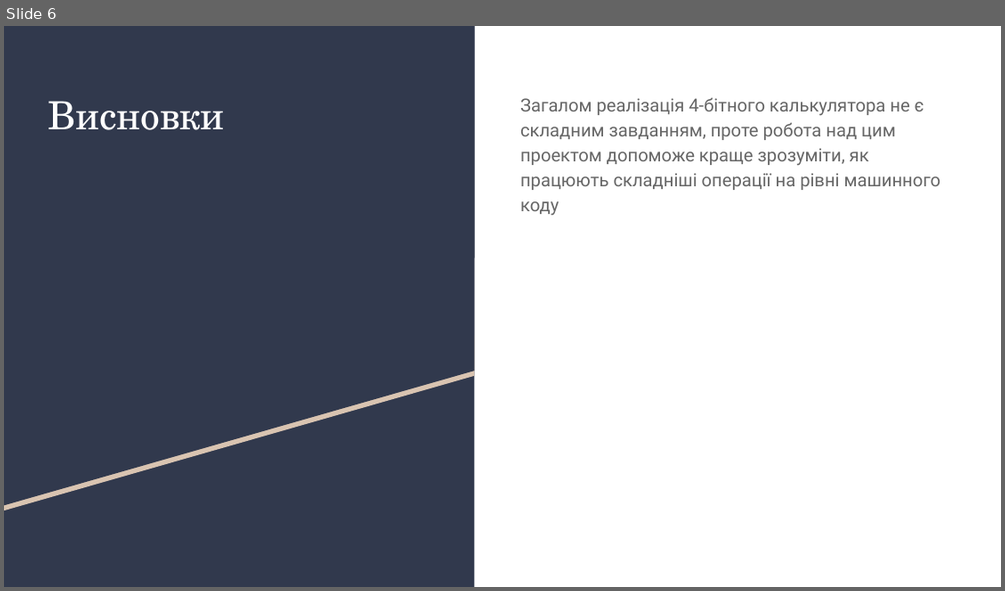
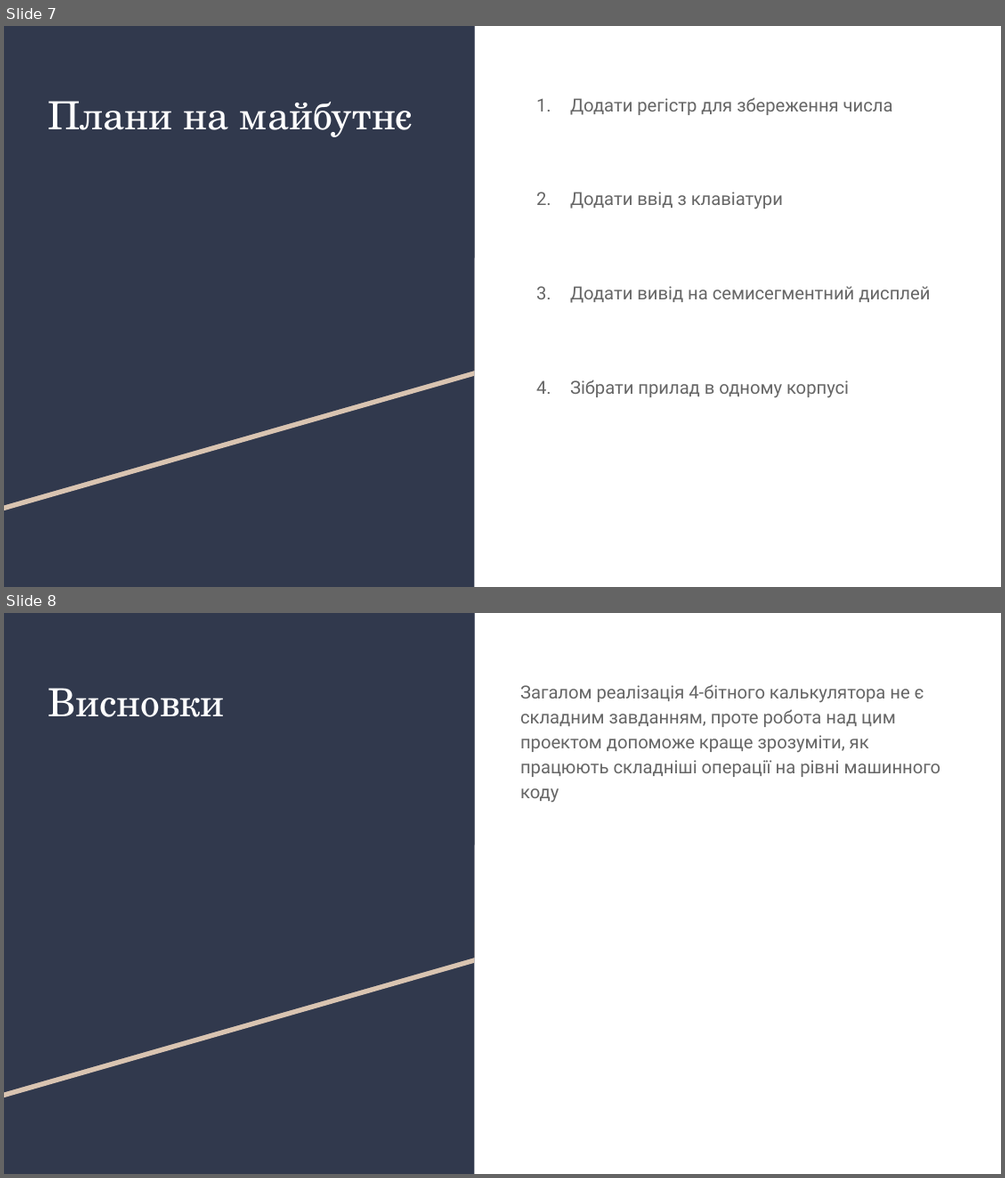
Before and after one commit to VladislavRazoronov/4-Bit-calculator, a slide deck: 4-bit calculator.pptx. Shown one above the other, each under a label of ours: slide 6 before the commit, slides 7 and 8 after it. The pictures are 1005x591 and 1005x1178 pixels, drawn with LibreOffice and Linux fonts; fonts in the diff are those of the drawing. Boxes give left, top, right and bottom in pixels: in the first picture for what was removed or moved away, otherwise in the second. Text is boxed around its words. In the diff, an @@ line names an element or a change of style, - is before the commit and + after.

```diff
--- a/4-bit calculator.pptx
+++ b/4-bit calculator.pptx
@@ slide 7 added at [4,26,1001,587], background #FFFFFF; not listed: 3 template elements that a slide beside it also shows @@
@@ title added at [48,101,413,137], 28 pt, text #FFFFFF @@
+Плани на майбутнє
@@ text added at [570,97,930,398], 13 pt, text #666666 @@
+1. Додати регістр для збереження числа
+2. Додати ввід з клавіатури
+3. Додати вивід на семисегментний дисплей
+4. Зібрати прилад в одному корпусі
@@ what was slide 6 is now slide 8 @@
```
Also in this commit, not shown: 1 slide changed, 1 other slide added, 1 other file.
